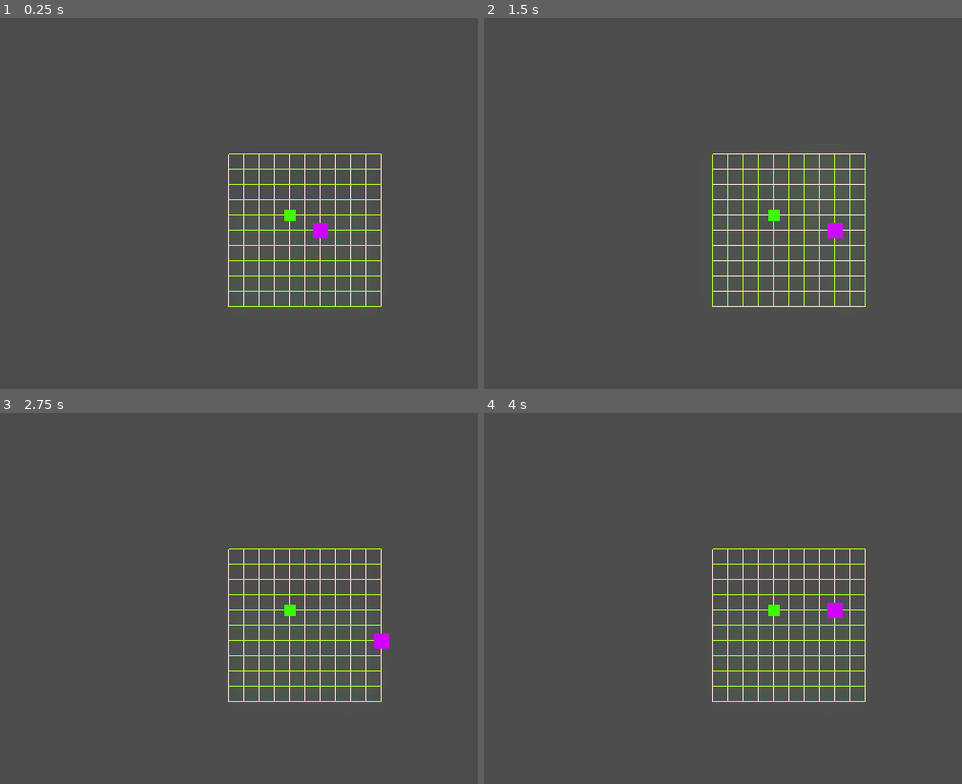
Above: before the commit, frames 1-4 (two rows, left to right).
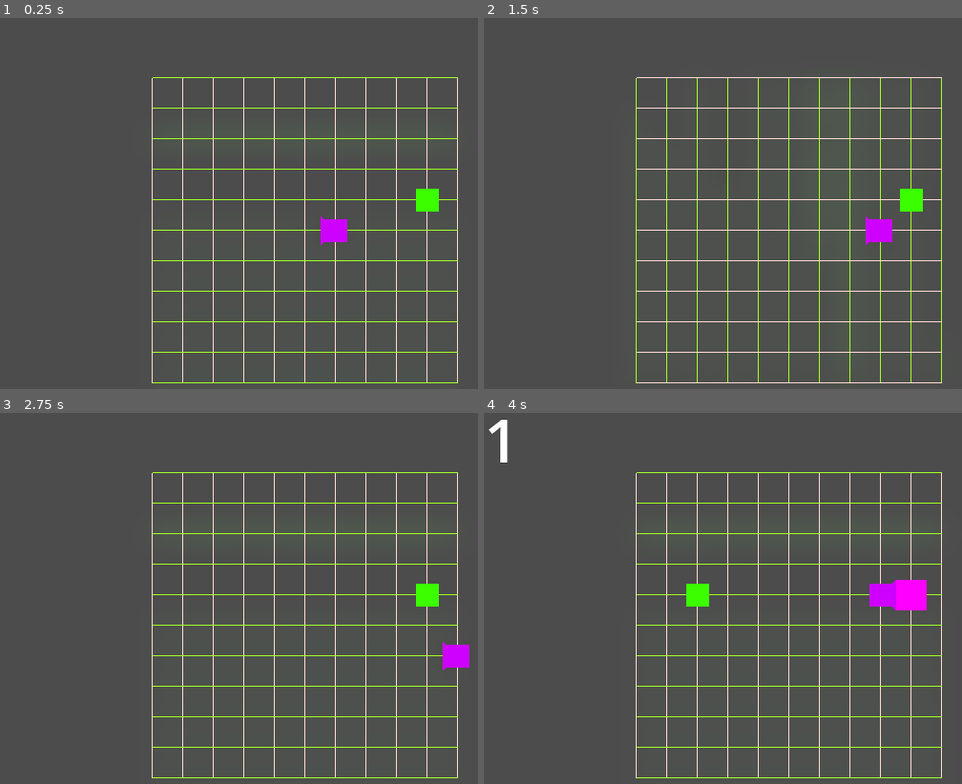
Above: after the commit, the same moments.

Repository: ahmetkozal/Godot-Mini_Games_Collection
Game: Godot game, scene res://Scenes/NoWallScene.tscn
The game is run twice, just before and just after one commit, with the same random seed, the same clock (stepped at 60 frames per second) and the same inputs. Before the commit the project starts from res://Scenes/test_scene.tscn. The engine's default icon, where the game draws it, is replaced by a stand-in: a white triangle on a blue panel in a dark square.
Inputs:
- Up to frame 1 (0.25 s): no input
- Up to frame 2 (1.5 s): tap Enter at 0.5 s; hold D (right) 0.53-1.28 s; tap Space (boost) at 0.6, 1.35 s; hold S (down) from 1.28 s (still down)
- Up to frame 3 (2.75 s): tap Space (boost) at 2, 2.1 s; release S (down) at 2.03 s; hold D (right) from 2.03 s (still down)
- Up to frame 4 (4 s): tap Enter at 2.75 s; release D (right) at 2.78 s; hold W (up) 2.78-3.53 s; tap Space (boost) at 2.85, 3.5, 3.6 s; hold A (left) from 3.53 s (still down)

The runs differ from the first frame. In frame 1, 4.4% of the frame differs, in the area x 31-96%, y 15-99%; in frame 2, 4.5%; in frame 3, 4.5%; in frame 4, 5.2%, in the area x 0-96%, y 1-99%.

Commit message:
added rotation to head

Diff:
--- a/sssnake/Characters/snake.tscn
+++ b/sssnake/Characters/snake.tscn
@@ -5,24 +5,32 @@
 [ext_resource type="PackedScene" uid="uid://h4sdljnrgte0" path="res://Characters/snake_part.tscn" id="2_jkm1l"]
 [ext_resource type="Shader" uid="uid://b6xa0kwwpnkcg" path="res://Shaders/snake_part_shader.gdshader" id="2_uhes3"]
 
+[sub_resource type="RectangleShape2D" id="RectangleShape2D_pm0dr"]
+size = Vector2(24, 24)
+
 [sub_resource type="ShaderMaterial" id="ShaderMaterial_iuyki"]
 shader = ExtResource("2_uhes3")
 shader_parameter/base_color = Color(0.8117647, 0, 1, 1)
 
-[sub_resource type="RectangleShape2D" id="RectangleShape2D_pm0dr"]
-size = Vector2(16, 16)
+[sub_resource type="ShaderMaterial" id="ShaderMaterial_pm0dr"]
+shader = ExtResource("2_uhes3")
+shader_parameter/base_color = Color(0.8117647, 0, 1, 1)
 
 [node name="Snake" type="CharacterBody2D" unique_id=549133841]
 collision_mask = 6
 script = ExtResource("1_iuyki")
 body_part_scene = ExtResource("2_jkm1l")
 
-[node name="Head" type="Sprite2D" parent="." unique_id=945061647]
-material = SubResource("ShaderMaterial_iuyki")
-scale = Vector2(0.125, 0.125)
-texture = ExtResource("1_4b4a7")
-
 [node name="HeadCollision" type="CollisionShape2D" parent="." unique_id=216910057]
 shape = SubResource("RectangleShape2D_pm0dr")
 
 [node name="Body" type="Node2D" parent="." unique_id=1872137623]
+
+[node name="Head" type="Sprite2D" parent="." unique_id=945061647]
+material = SubResource("ShaderMaterial_iuyki")
+scale = Vector2(0.1875, 0.1875)
+texture = ExtResource("1_4b4a7")
+
+[node name="Polygon2D" type="Polygon2D" parent="Head" unique_id=1903486924]
+material = SubResource("ShaderMaterial_pm0dr")
+polygon = PackedVector2Array(-64, -64, -64, 64, -85.333336, 85.333336, -85.333336, -85.333336, -64, -64)
--- a/sssnake/Characters/snake_part.tscn
+++ b/sssnake/Characters/snake_part.tscn
@@ -10,13 +10,13 @@
 [sub_resource type="ShaderMaterial" id="ShaderMaterial_uuy33"]
 
 [sub_resource type="RectangleShape2D" id="RectangleShape2D_pm0dr"]
-size = Vector2(16, 16)
+size = Vector2(32, 32)
 
 [node name="SnakePart" type="Node2D" unique_id=1804810442]
 
 [node name="Sprite2D" type="Sprite2D" parent="." unique_id=1497593282]
 material = SubResource("ShaderMaterial_tak5s")
-scale = Vector2(0.125, 0.125)
+scale = Vector2(0.25, 0.25)
 texture = ExtResource("1_oda7p")
 
 [node name="Area2D" type="Area2D" parent="." unique_id=2072646087]
--- a/sssnake/Objects/food.tscn
+++ b/sssnake/Objects/food.tscn
@@ -8,13 +8,13 @@
 shader_parameter/base_color = Color(0.23333335, 1, 0, 1)
 
 [sub_resource type="RectangleShape2D" id="RectangleShape2D_pm0dr"]
-size = Vector2(12, 12)
+size = Vector2(24, 24)
 
 [node name="Food" type="Node2D" unique_id=1852383475]
 
 [node name="Sprite2D" type="Sprite2D" parent="." unique_id=1669091140]
 material = SubResource("ShaderMaterial_6p3d6")
-scale = Vector2(0.09375, 0.09375)
+scale = Vector2(0.1875, 0.1875)
 texture = ExtResource("1_6p3d6")
 
 [node name="Area2D" type="Area2D" parent="." unique_id=370185878]
--- /dev/null
+++ b/sssnake/Objects/wall.tscn
@@ -0,0 +1,27 @@
+[gd_scene format=3 uid="uid://ckdwr8yeum58y"]
+
+[ext_resource type="Texture2D" uid="uid://c885xu4ei8dt8" path="res://icon.svg" id="1_c13ep"]
+[ext_resource type="Shader" uid="uid://sog52o27s872" path="res://Shaders/wall.gdshader" id="1_it1lo"]
+
+[sub_resource type="ShaderMaterial" id="ShaderMaterial_53wvu"]
+shader = ExtResource("1_it1lo")
+shader_parameter/base_color = Color(0.46348572, 0.52734375, 0.4644835, 1)
+metadata/_live_palette_bindings = {
+"shader_parameter/base_color": "53wvu"
+}
+
+[sub_resource type="RectangleShape2D" id="RectangleShape2D_pm0dr"]
+size = Vector2(32, 32)
+
+[node name="Wall" type="Node2D" unique_id=1002031937]
+
+[node name="Sprite2D" type="Sprite2D" parent="." unique_id=1463888947]
+material = SubResource("ShaderMaterial_53wvu")
+scale = Vector2(0.25, 0.25)
+texture = ExtResource("1_c13ep")
+
+[node name="Area2D" type="Area2D" parent="." unique_id=252153307]
+collision_layer = 8
+
+[node name="CollisionShape2D" type="CollisionShape2D" parent="Area2D" unique_id=172298265]
+shape = SubResource("RectangleShape2D_pm0dr")
--- /dev/null
+++ b/sssnake/Scenes/NoWallScene.tscn
@@ -0,0 +1,56 @@
+[gd_scene format=3 uid="uid://b3kpkfchxmc0o"]
+
+[ext_resource type="Script" uid="uid://odcu0hqeiaus" path="res://Scripts/game_area.gd" id="1_og78w"]
+[ext_resource type="Script" uid="uid://dghxhk34wj8n" path="res://Scripts/grid_system.gd" id="2_8rkg2"]
+[ext_resource type="PackedScene" uid="uid://cr8ixo2yeegap" path="res://Objects/food.tscn" id="3_5dvff"]
+[ext_resource type="Script" uid="uid://uitq46chate8" path="res://Scripts/food.gd" id="4_jgbtp"]
+[ext_resource type="PackedScene" uid="uid://ct4gpdh6va1fv" path="res://Characters/snake.tscn" id="5_25omh"]
+
+[sub_resource type="Environment" id="Environment_50ct6"]
+background_mode = 3
+glow_enabled = true
+glow_normalized = true
+
+[sub_resource type="LabelSettings" id="LabelSettings_hb2xm"]
+font_size = 64
+outline_size = 1
+outline_color = Color(0, 0, 0, 1)
+
+[node name="NoWallScene" type="Node2D" unique_id=1599046815]
+
+[node name="GameArea" type="Node2D" parent="." unique_id=922470327]
+script = ExtResource("1_og78w")
+grid_width = 320
+grid_height = 320
+
+[node name="GridSystem" type="Node2D" parent="GameArea" unique_id=547187740 node_paths=PackedStringArray("player")]
+script = ExtResource("2_8rkg2")
+player = NodePath("../Snake")
+standard_grid_color = Color(0.99999934, 0.85814625, 0.83457625, 1)
+
+[node name="Food" parent="GameArea" unique_id=1852383475 node_paths=PackedStringArray("grid_system", "snake") instance=ExtResource("3_5dvff")]
+position = Vector2(64, 32)
+script = ExtResource("4_jgbtp")
+grid_system = NodePath("../GridSystem")
+snake = NodePath("../Snake")
+
+[node name="Snake" parent="GameArea" unique_id=549133841 node_paths=PackedStringArray("grid_system") instance=ExtResource("5_25omh")]
+position = Vector2(32, 32)
+collision_mask = 2
+grid_system = NodePath("../GridSystem")
+
+[node name="Camera2D" type="Camera2D" parent="." unique_id=1331286782]
+position = Vector2(320, 240)
+
+[node name="WorldEnvironment" type="WorldEnvironment" parent="." unique_id=975123383]
+environment = SubResource("Environment_50ct6")
+
+[node name="ScoreLabel" type="Label" parent="." unique_id=601641547]
+offset_right = 128.0
+offset_bottom = 88.0
+label_settings = SubResource("LabelSettings_hb2xm")
+
+[connection signal="body_entered" from="GameArea/Food/Area2D" to="GameArea/Food" method="_on_area_2d_body_entered"]
+[connection signal="body_entered" from="GameArea/Food/Area2D" to="GameArea/Snake" method="_on_area_2d_body_entered"]
+
+[editable path="GameArea/Food"]
--- a/sssnake/Scenes/test_scene.tscn
+++ b/sssnake/Scenes/WithWallScene.tscn
@@ -1,10 +1,11 @@
-[gd_scene format=3 uid="uid://b3kpkfchxmc0o"]
+[gd_scene format=3 uid="uid://bqgojuonvcuih"]
 
-[ext_resource type="Script" uid="uid://dghxhk34wj8n" path="res://Scripts/grid_system.gd" id="1_50ct6"]
-[ext_resource type="Script" uid="uid://odcu0hqeiaus" path="res://Scripts/game_area.gd" id="1_ak5v8"]
-[ext_resource type="PackedScene" uid="uid://ct4gpdh6va1fv" path="res://Characters/snake.tscn" id="2_r5l72"]
-[ext_resource type="PackedScene" uid="uid://cr8ixo2yeegap" path="res://Objects/food.tscn" id="3_50ct6"]
-[ext_resource type="Script" uid="uid://uitq46chate8" path="res://Scripts/food.gd" id="3_hb2xm"]
+[ext_resource type="Script" uid="uid://odcu0hqeiaus" path="res://Scripts/game_area.gd" id="1_5puen"]
+[ext_resource type="Script" uid="uid://dghxhk34wj8n" path="res://Scripts/grid_system.gd" id="2_rlpm8"]
+[ext_resource type="PackedScene" uid="uid://cr8ixo2yeegap" path="res://Objects/food.tscn" id="3_jjp5c"]
+[ext_resource type="Script" uid="uid://uitq46chate8" path="res://Scripts/food.gd" id="4_qldu3"]
+[ext_resource type="PackedScene" uid="uid://ct4gpdh6va1fv" path="res://Characters/snake.tscn" id="5_jmy5y"]
+[ext_resource type="PackedScene" uid="uid://ckdwr8yeum58y" path="res://Objects/wall.tscn" id="6_rlpm8"]
 
 [sub_resource type="Environment" id="Environment_50ct6"]
 background_mode = 3
@@ -16,26 +17,32 @@
 outline_size = 1
 outline_color = Color(0, 0, 0, 1)
 
-[node name="TestScene" type="Node2D" unique_id=1599046815]
+[node name="NoWallScene" type="Node2D" unique_id=1599046815]
 
 [node name="GameArea" type="Node2D" parent="." unique_id=922470327]
-script = ExtResource("1_ak5v8")
+script = ExtResource("1_5puen")
+grid_width = 320
+grid_height = 320
 
 [node name="GridSystem" type="Node2D" parent="GameArea" unique_id=547187740 node_paths=PackedStringArray("player")]
-script = ExtResource("1_50ct6")
+script = ExtResource("2_rlpm8")
+wall_scene = ExtResource("6_rlpm8")
 player = NodePath("../Snake")
 standard_grid_color = Color(0.99999934, 0.85814625, 0.83457625, 1)
+walled = true
 
-[node name="Food" parent="GameArea" unique_id=1852383475 node_paths=PackedStringArray("grid_system", "snake") instance=ExtResource("3_50ct6")]
+[node name="Food" parent="GameArea" unique_id=1852383475 node_paths=PackedStringArray("grid_system", "snake") instance=ExtResource("3_jjp5c")]
 position = Vector2(64, 32)
-script = ExtResource("3_hb2xm")
+script = ExtResource("4_qldu3")
 grid_system = NodePath("../GridSystem")
 snake = NodePath("../Snake")
 
-[node name="Snake" parent="GameArea" unique_id=549133841 node_paths=PackedStringArray("grid_system") instance=ExtResource("2_r5l72")]
+[node name="Snake" parent="GameArea" unique_id=549133841 node_paths=PackedStringArray("grid_system") instance=ExtResource("5_jmy5y")]
 position = Vector2(32, 32)
 collision_mask = 2
 grid_system = NodePath("../GridSystem")
+
+[node name="Walls" type="Node2D" parent="GameArea" unique_id=384188663]
 
 [node name="Camera2D" type="Camera2D" parent="." unique_id=1331286782]
 position = Vector2(320, 240)
--- a/sssnake/Scripts/PlayerScripts/snake_movement.gd
+++ b/sssnake/Scripts/PlayerScripts/snake_movement.gd
@@ -5,6 +5,7 @@
 @export var grid_system 	: Node2D
 @export var body_part_scene : PackedScene
 
+@onready var head: Sprite2D = $Head
 @onready var score_label: Label = $"../../ScoreLabel"
 @onready var body_parts 	: Node2D = $Body
 @onready var CELL_SIZE 		: int = grid_system.GRID_SIZE
@@ -34,6 +35,7 @@
 	if move_timer <= 0.0:
 		grid_pos += move_dir
 		position = grid_pos * CELL_SIZE
+		head.global_rotation = Vector2(move_dir).angle()
 		prev_dir = move_dir
 		can_input = true
 		if boost_enabled:
@@ -55,18 +57,22 @@
 		dir = Vector2i.DOWN
 		can_input = false
 		control_shiny_grids(dir)
+
 	elif Input.is_action_just_pressed("up") && prev_dir != Vector2i.DOWN && can_input:
 		dir = Vector2i.UP
 		can_input = false
 		control_shiny_grids(dir)
+
 	elif Input.is_action_just_pressed("left") && prev_dir != Vector2i.RIGHT && can_input:
 		dir = Vector2i.LEFT
 		can_input = false
 		control_shiny_grids(dir)
+
 	elif Input.is_action_just_pressed("right") && prev_dir != Vector2i.LEFT && can_input:
 		dir = Vector2i.RIGHT
 		can_input = false
 		control_shiny_grids(dir)
+
 	return dir
 
 func log_grid() -> void:
@@ -100,6 +106,5 @@
 		k -= 0.05
 	if k <= MIN_K:
 		k = MIN_K
-	print(k)
 	score_label.text = str(point)
 	grow_snake.call_deferred()
--- a/sssnake/Scripts/UIScripts/play_button.gd
+++ b/sssnake/Scripts/UIScripts/play_button.gd
@@ -1,4 +1,6 @@
 extends Button
 
+@export var first_level : PackedScene
+
 func _on_pressed() -> void:
-	get_tree().change_scene_to_file("res://Scenes/test_scene.tscn")
+	get_tree().change_scene_to_packed(first_level)
--- a/sssnake/Scripts/food.gd
+++ b/sssnake/Scripts/food.gd
@@ -14,7 +14,7 @@
 	position = get_random_grid() * CELL_SIZE
 
 func get_random_int(range_int : int) -> int:
-	return randi_range(3,range_int -3)
+	return randi_range(1,range_int -1)
 
 func get_random_grid() -> Vector2i:
 	var rand_x : int = get_random_int(HORIZONTAL_GRIDS)
--- a/sssnake/Scripts/game_area.gd
+++ b/sssnake/Scripts/game_area.gd
@@ -4,10 +4,6 @@
 @export var grid_height: int = 160
 
 func _ready() -> void:
+	position = (get_viewport_rect().size - Vector2(grid_width, grid_height)) / 2
 	print("Viewport: ", get_viewport_rect().size)
-	print("Grid size: ", Vector2(grid_width, grid_height))
-	print("GameArea position before: ", position)
-
-	position = (get_viewport_rect().size - Vector2(grid_width, grid_height)) / 2
-
-	print("GameArea position after: ", position)
+	print("GameArea position: ", position)
--- a/sssnake/Scripts/grid_system.gd
+++ b/sssnake/Scripts/grid_system.gd
@@ -1,11 +1,14 @@
 extends Node2D
 
-const GRID_SIZE: int = 16
+const GRID_SIZE: int = 32
 
 @onready var game_area: Node2D = $".."
+@onready var walls: Node2D = $"../Walls"
 
+@export var wall_scene 			: PackedScene
 @export var player				: CharacterBody2D
 @export var standard_grid_color : Color = Color(0.872, 2.0, 0.624, 1.0)
+@export var walled : bool
 
 var grid_width			: int
 var grid_height			: int
@@ -21,6 +24,8 @@
 	grid_height= game_area.grid_height
 	horizontal_grids = grid_width / GRID_SIZE
 	vertical_grids 	= grid_height / GRID_SIZE
+	if walled:
+		create_walls()
 
 func _draw() -> void:
 
@@ -28,3 +33,19 @@
 		draw_line(Vector2i(i,0),Vector2i(i,grid_height),vertical_color)
 	for i in range(0,grid_height+1,GRID_SIZE): # horizontal
 		draw_line(Vector2i(0,i),Vector2i(grid_width,i),horizontal_color)
+
+func create_walls() -> void:
+	for i in range(0,grid_width+1,GRID_SIZE): # vertical
+		var wall_top = wall_scene.instantiate()
+		walls.add_child(wall_top)
+		wall_top.global_position = Vector2i(i,0)
+		var wall_bottom = wall_scene.instantiate()
+		walls.add_child(wall_bottom)
+		wall_bottom.global_position = Vector2i(i,grid_width)
+	for i in range(0,grid_height+1,GRID_SIZE): # vertical
+		var wall_left = wall_scene.instantiate()
+		walls.add_child(wall_left)
+		wall_left.global_position = Vector2i(0,i)
+		var wall_right = wall_scene.instantiate()
+		walls.add_child(wall_right)
+		wall_right.global_position = Vector2i(grid_height,i)
--- /dev/null
+++ b/sssnake/Shaders/wall.gdshader
@@ -0,0 +1,18 @@
+shader_type canvas_item;
+
+uniform vec4 base_color : source_color = vec4(1.0f);
+
+
+void vertex() {
+	// Called for every vertex the material is visible on.
+}
+
+void fragment() {
+	// Called for every pixel the material is visible on.
+	COLOR = base_color;
+}
+
+//void light() {
+//	// Called for every pixel for every light affecting the CanvasItem.
+//	// Uncomment to replace the default light processing function with this one.
+//}
--- a/sssnake/UI/main_menu.tscn
+++ b/sssnake/UI/main_menu.tscn
@@ -5,6 +5,7 @@
 [ext_resource type="Script" uid="uid://cy7rdpx0k8ktg" path="res://Scripts/UIScripts/options_button.gd" id="3_4cwpn"]
 [ext_resource type="Script" uid="uid://bov5oxbvp2tay" path="res://Scripts/UIScripts/quit_button.gd" id="3_d8nwk"]
 [ext_resource type="Script" uid="uid://b5adknyqlebof" path="res://Scripts/UIScripts/play_button.gd" id="3_f40uw"]
+[ext_resource type="PackedScene" uid="uid://b3kpkfchxmc0o" path="res://Scenes/NoWallScene.tscn" id="4_8ctay"]
 
 [node name="MainMenu" type="Control" unique_id=1934388370]
 layout_mode = 3
@@ -47,6 +48,7 @@
 size_flags_horizontal = 4
 size_flags_vertical = 4
 script = ExtResource("3_f40uw")
+first_level = ExtResource("4_8ctay")
 
 [node name="OptionButton" parent="PanelContainer/VBoxContainer" unique_id=680440478 instance=ExtResource("1_p8ccj")]
 layout_mode = 2
--- /dev/null
+++ b/sssnake/UI/next_level.tscn
@@ -0,0 +1,9 @@
+[gd_scene format=3 uid="uid://b0w7r8k5s53iu"]
+
+[node name="NextLevel" type="Control" unique_id=198735123]
+layout_mode = 3
+anchors_preset = 15
+anchor_right = 1.0
+anchor_bottom = 1.0
+grow_horizontal = 2
+grow_vertical = 2
--- a/sssnake/project.godot
+++ b/sssnake/project.godot
@@ -23,6 +23,8 @@
 
 window/size/viewport_width=640
 window/size/viewport_height=480
+window/size/resizable=false
+window/size/borderless=true
 window/stretch/mode="canvas_items"
 window/stretch/aspect="expand"
 
Not shown, added: sssnake/Shaders/wall.gdshader.uid
Not shown, added: sssnake/Scenes/WithWallScene.tscn8336343920.tmp
Not shown, added: sssnake/Scenes/WithWallScene.tscn9217539503.tmp
